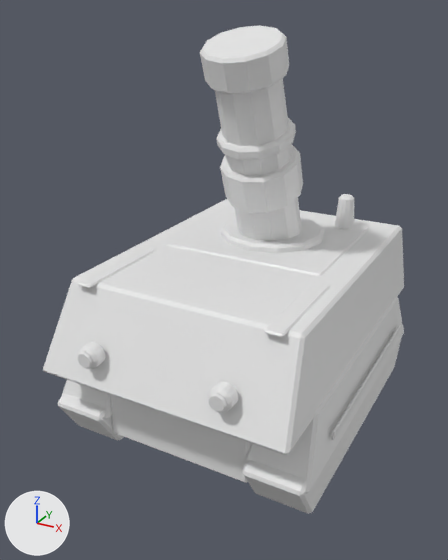
Before and after pictures for a commit that changed the glTF model art/units/mortar.glb.
Both versions are drawn from a camera (50 mm lens) standing at (8.42, -16.93, 12.93) and looking at (-0.36, -0.96, 4.94). Lighting does not change. The marker at lower left points along +X, +Y and +Z. The older version comes first. Vertices at exactly the same position are counted once.

Objects in the first picture: 'mortar'.
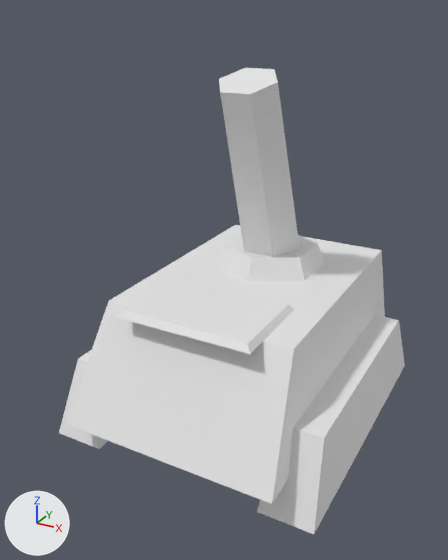
What differs and where, as boxes [x1, y1, x2, y2] in the pictures (448 x 560 px):
'mortar', reshaped
    before: [43, 25, 404, 514]
    after: [59, 68, 405, 534]
part 1 of me_piece, added
    after: [218, 235, 324, 281]
part 2 of me_piece, rebuilt
    before: [215, 79, 302, 241]
    after: [219, 68, 300, 257]
part 3 of me_piece, rebuilt (9% narrower, 18% taller)
    before: [242, 328, 404, 514]
    after: [257, 315, 405, 534]
part 4 of me_piece, rebuilt
    before: [58, 393, 124, 441]
    after: [59, 350, 108, 449]
part 5 of me_piece, rebuilt
    before: [110, 394, 251, 483]
    after: [66, 225, 385, 504]
part 6 of me_piece, deleted
    before: [61, 25, 404, 494]
part 7 of me_piece, cut back
    before: [43, 199, 404, 455]
    after: [116, 278, 295, 354]

Patch to the scene script:
```diff
--- a/art/units/mortar.glb.py
+++ b/art/units/mortar.glb.py
@@ me_piece @@
 # used by ob_mortar; location = (0.0, 0.0, 0.0)
-me_piece.from_pydata(...)  # 722 vertices, 1356 faces; spans x -4.38..4.38, y -5.82..5.59, z 0.0..12.45
+me_piece.from_pydata(...)  # 72 vertices, 112 faces; spans x -4.5..4.5, y -5.4..5.4, z 0.0..11.27
+# me_piece part 1: a new loose piece, a 6-sided cut cone along z (radius 1.9 at the low end, 1.6 at the high end) spanning x -1.65..1.65, y 0.0..3.8, z 4.6..5.3
+# me_piece part 2: the loose piece of 48 vertices spanning x -1.1..1.1, y -1.32..2.9, z 4.96..11.99 is rebuilt with 12 vertices and now spans x -1.1..1.1, y -0.98..2.8, z 4.69..11.27
+# me_piece part 3: the loose piece of 32 vertices spanning x 2.4..4.2, y -5.05..5.45, z 0.0..1.76 is rebuilt with 8 vertices and now spans x 2.8..4.5, y -4.8..5.0, z 0.0..2.4
+# me_piece part 4: the loose piece of 32 vertices spanning x -4.2..-2.4, y -5.05..5.45, z 0.0..1.76 is rebuilt with 8 vertices and now spans x -4.5..-2.8, y -4.8..5.0, z 0.0..2.4
+# me_piece part 5: the loose piece of 24 vertices spanning x -2.4..2.4, y -4.6..5.0, z 0.6..3.2 is rebuilt with 8 vertices and now spans x -3.5..3.5, y -5.4..5.4, z 1.1..4.6
+# me_piece part 6: 17 loose pieces with 562 vertices, spanning x -4.38..4.38, y -5.82..5.17, z 1.28..12.45, are deleted
+# me_piece part 7
+# 24 vertices are removed from x -3.99..3.99, y -5.66..5.59, z 3.0..5.6
+# 44 faces are deleted
+# 8 vertices are added at x -2.2..2.2, y -4.2..-1.2, z 4.6..4.8
+# 12 new faces join them
+# other edits to the shape of me_piece do not show in these pictures
```
